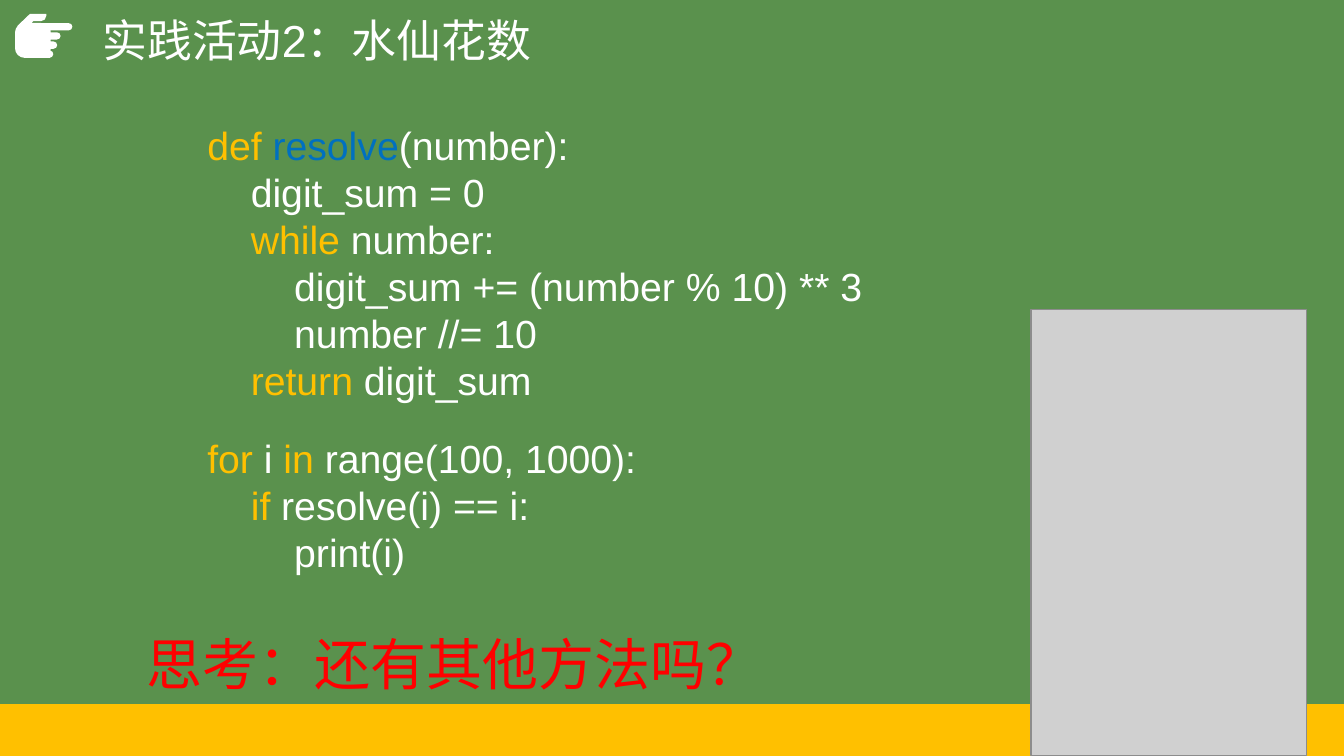
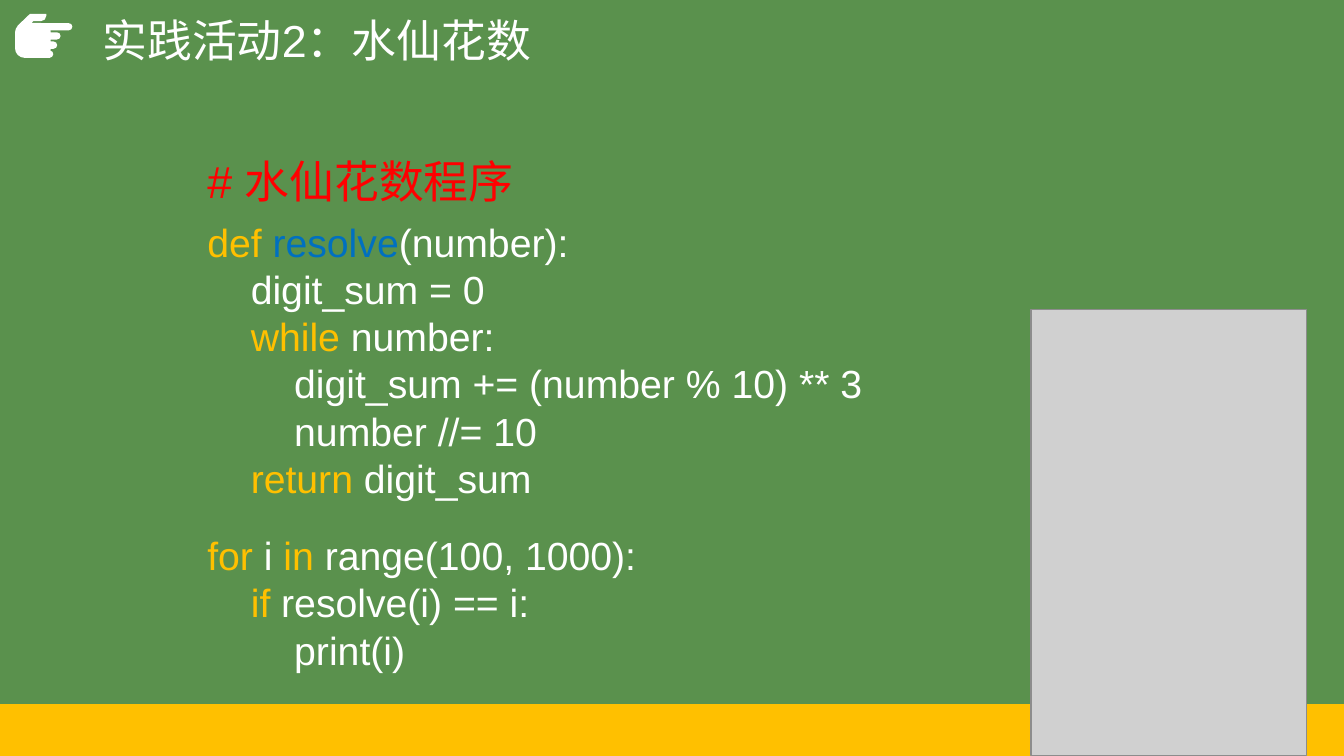
Before and after one commit to hongm32/2020design, a slide deck: slide 20 of 【第09课】枚举算法/【第09课】枚举算法.pptx (slide 22 before the commit). Drawn at 1344x756 pixels with LibreOffice and Linux fonts; fonts in the diff are those of the drawing; grey boxes stand for pictures. Boxes give left, top, right and bottom in pixels: in the first picture for what was removed or moved away, otherwise in the second. Text is boxed around its words. In the diff, an @@ line names an element or a change of style, - is before the commit and + after.

```diff
--- a/【第09课】枚举算法/【第09课】枚举算法.pptx
+++ b/【第09课】枚举算法/【第09课】枚举算法.pptx
@@ text added at <box>245,160,514,202</box>, 32 pt, text #FF0000 @@
+# 水仙花数程序
@@ text "def resolve(number):": place and size @@
-text "def resolve(number):" at <box>207,131,862,403</box>
+text "def resolve(number):" at <box>207,228,862,501</box>
@@ text "for i in range(100, 1000):": place and size @@
-text "for i in range(100, 1000):" at <box>207,444,636,575</box>
+text "for i in range(100, 1000):" at <box>207,541,636,673</box>
@@ text removed at <box>147,638,762,690</box> @@
-思考：还有其他方法吗？
```
Also in this commit, not shown: 4 other slides changed, 1 slide added, 2 slides removed, 6 other files.
